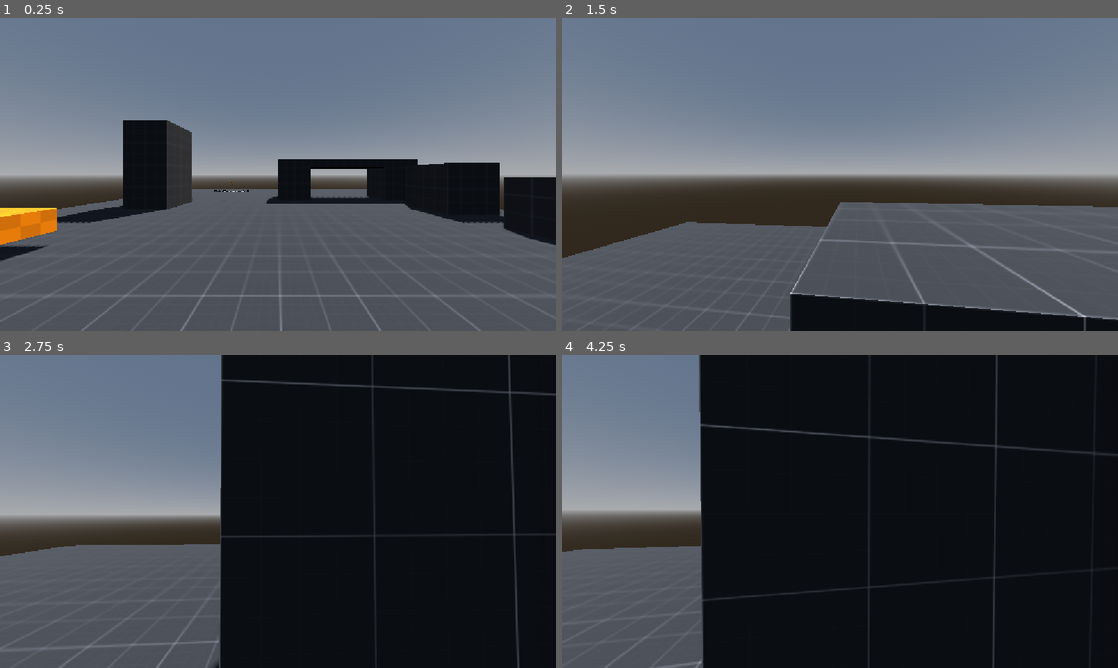
Above: before the commit, frames 1-4 (two rows, left to right).
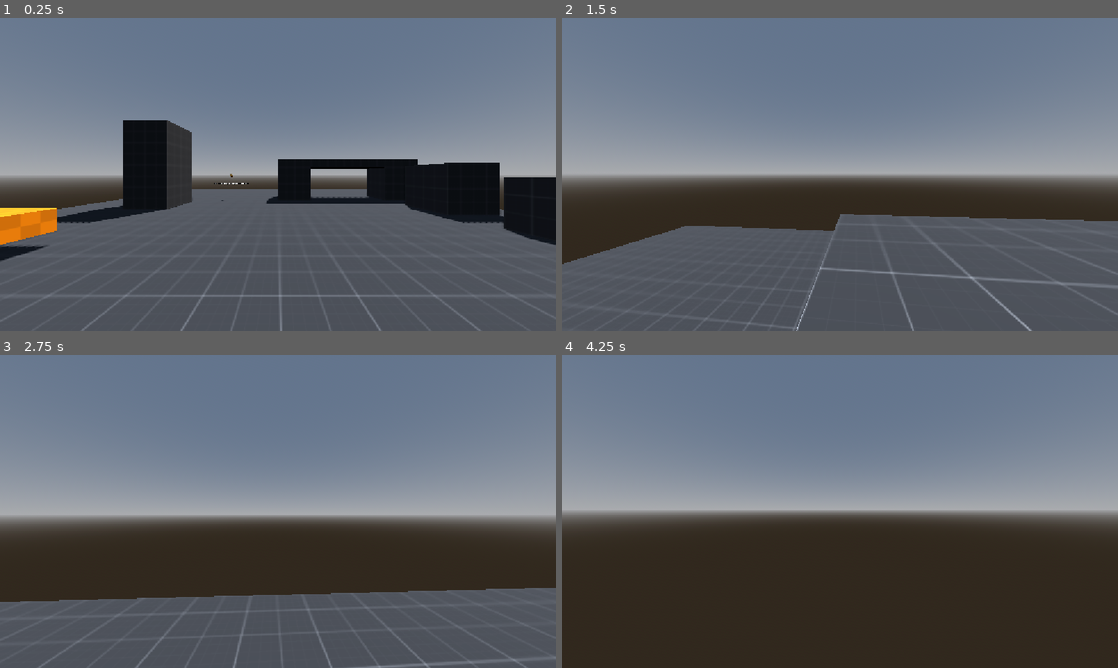
Above: after the commit, the same moments.

Repository: mensiamondher-coder/pfems
Game: Godot game, scene res://maps/prototype/prototype_level.tscn
Two runs of this game, one before a commit and one after it. Both use one fixed random seed, a clock stepped at 60 frames per second and the inputs below.
Inputs (mouse positions are in pixels of both pictures, inside the frame that each line leads up to):
- Up to frame 1 (0.25 s): no input
- Up to frame 2 (1.5 s): move the mouse to (867, 174) at 0.52 s; hold W (move_forward) from 0.53 s (still down); tap Shift (dash) at 0.6, 1.35 s; tap Space (jump) at 0.77 s; move the mouse to (812, 174) at 1.27 s
- Up to frame 3 (2.75 s): keep holding W (move_forward); tap Space (jump) at 1.52 s; move the mouse to (289, 505) at 2.02 s; tap Shift (dash) at 2.1 s
- Up to frame 4 (4.25 s): keep holding W (move_forward); move the mouse to (834, 517) at 2.77 s; tap Shift (dash) at 2.85, 3.6 s; tap Space (jump) at 3.02, 3.77 s; move the mouse to (878, 514) at 3.52 s

The runs differ from the first frame. In frame 1, less than 0.1% of the frame differs, in the area x 38-45%, y 49-59%; in frame 2, 8.7%; in frame 3, 67%; in frame 4, 84%, in the area x 0-100%, y 0-100%.

Commit message:
Fixed the upward motion of the dash
It's fixed without you having to substract a DOWN vector, now the player will no longer clip through the ground, I say the the dash core mechanic is finished, only juice, dash times and effects remain

Diff:
--- a/Player/player.gd
+++ b/Player/player.gd
@@ -159,6 +159,8 @@
 		return shape_cast.global_position + safe_movement
 
 	# If no collision occurs, it's safe to travel the full distance
+
+	shape_cast.global_position.y= self.global_position.y
 	return shape_cast.global_position + dash_vector * dash_distance
 
 func dash():
@@ -175,7 +177,7 @@
 	tween.set_ease(Tween.EASE_OUT)
 
 	# 3. Animate the global_position to the target
-	tween.tween_property(self, "global_position", stop_position + (Vector3.DOWN * 1) , dash_duration)
+	tween.tween_property(self, "global_position", stop_position, dash_duration)
 
 	# 4. Turn physics back on when the dash finishes
 	tween.finished.connect(func():
--- a/maps/prototype/prototype_level.tscn
+++ b/maps/prototype/prototype_level.tscn
@@ -236,7 +236,7 @@
 font_size = 40
 
 [node name="Label3D2" type="Label3D" parent="Labels" unique_id=169343613]
-transform = Transform3D(1, 0, 0, 0, 1, 0, 0, 0, 1, -3, 0.5, -7)
+transform = Transform3D(1, 0, 0, 0, 1, 0, 0, 0, 1, -3, 1, -7)
 billboard = 1
 text = "This coin will likely be alongside a hand model"
 font_size = 20
@@ -258,7 +258,7 @@
 speed_scale = 0.3
 
 [node name="CoinAsset" type="Node3D" parent="." unique_id=1416686472]
-transform = Transform3D(0.02072526, -0.9997845, 0, 0.9997845, 0.02072526, 0, 0, 0, 1, -3, 1, -7)
+transform = Transform3D(0.020725256, -0.9997844, 0, 0.9997844, 0.020725256, 0, 0, 0, 1, -3, 1.5, -7)
 metadata/_edit_group_ = true
 
 [node name="CoinMesh" type="MeshInstance3D" parent="CoinAsset" unique_id=798025161]
